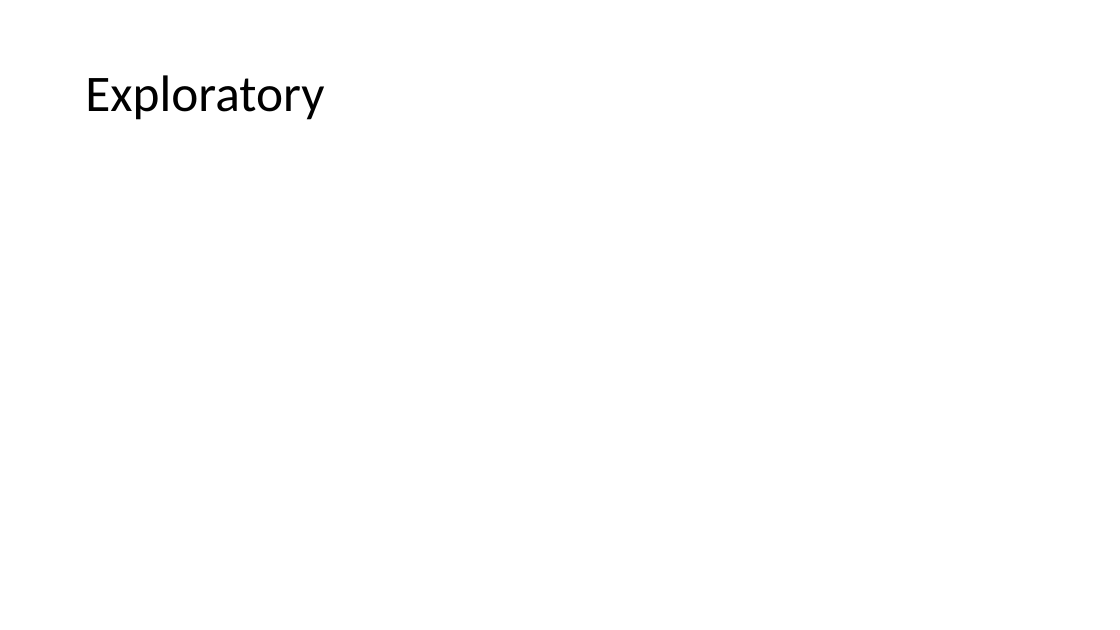
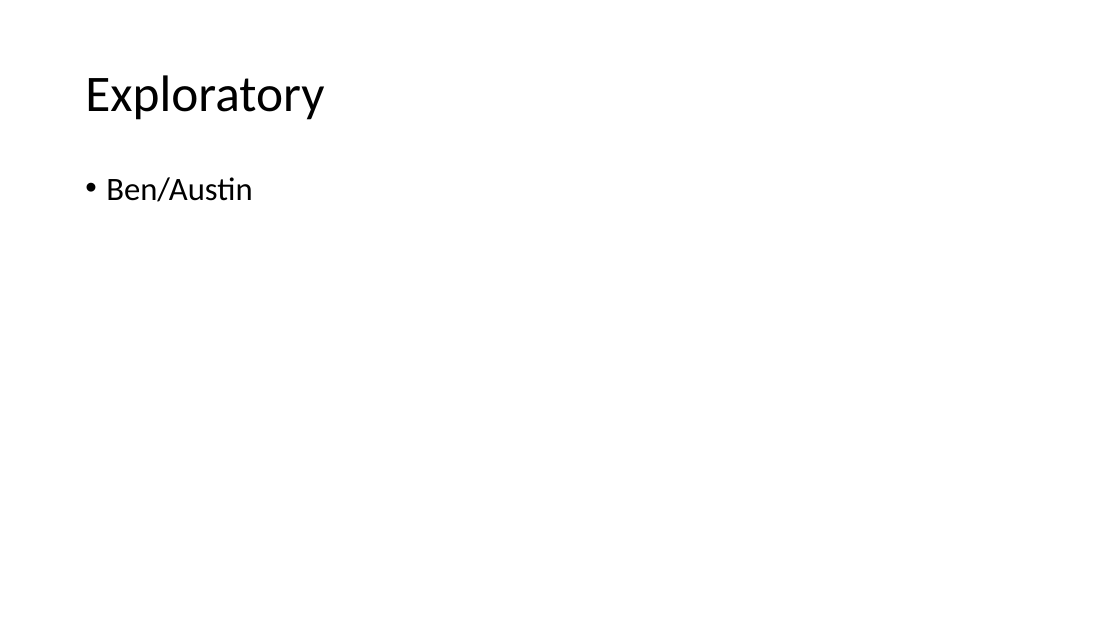
Before and after one commit to elkinst65/QTW_08, a slide deck: slide 7 of infographic.pptx (slide 6 before the commit). Drawn at 1120x630 pixels with LibreOffice and Linux fonts; fonts in the diff are those of the drawing. Boxes give left, top, right and bottom in pixels: in the first picture for what was removed or moved away, otherwise in the second. Text is boxed around its words. In the diff, an @@ line names an element or a change of style, - is before the commit and + after.

```diff
--- a/infographic.pptx
+++ b/infographic.pptx
@@ text added at bbox=[106, 177, 252, 202], 28 pt, text #000000 @@
+• Ben/Austin
```
Also in this commit, not shown: 5 other slides changed, 1 slide added.
